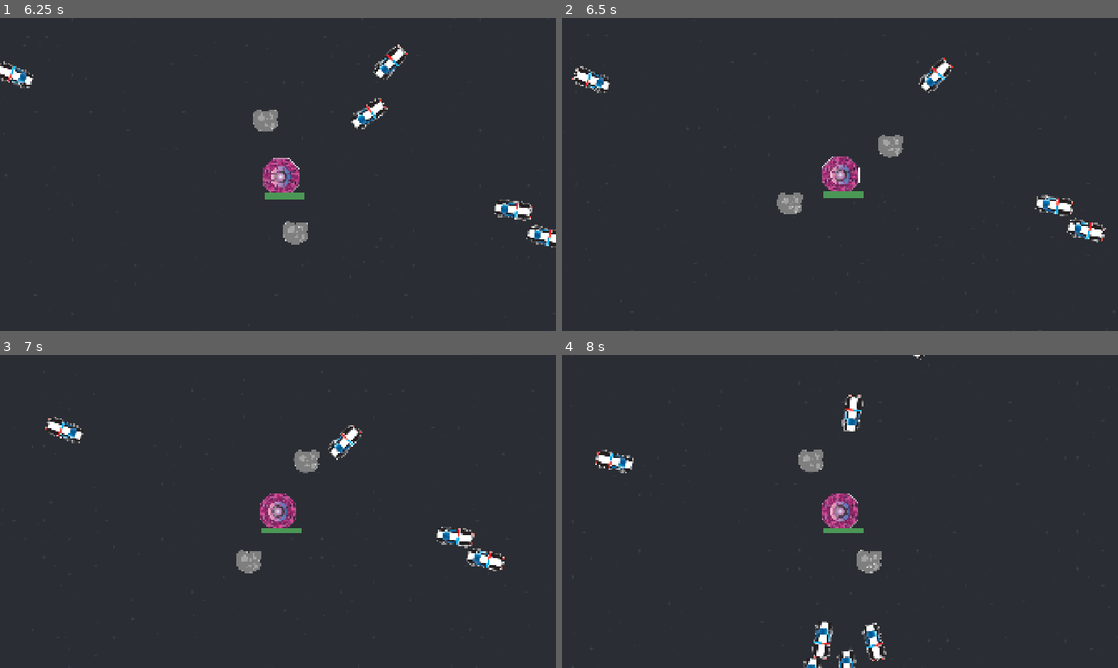
Above: before the commit, frames 1-4 (two rows, left to right).
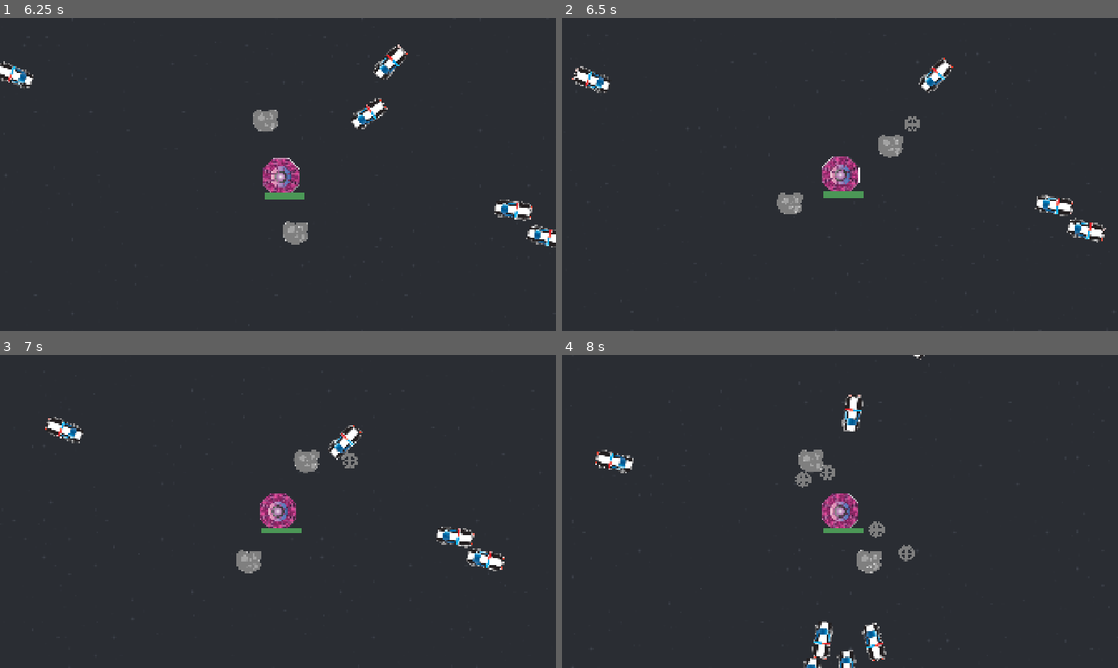
Above: after the commit, the same moments.

Repository: two-sticks-and-a-rock/space-arcade
Game: Godot game, scene res://scenes/main.tscn
Same seed, same stepped clock (60 frames per second), same inputs: the game is played once before the commit and once after it.
Inputs (mouse positions are in pixels of both pictures, inside the frame that each line leads up to):
- Up to frame 1 (6.25 s): move the mouse to (400, 158) at 0.52 s; press the mouse at (400, 158) at 0.53 s; move the mouse to (166, 190) at 1.27 s; release the mouse at (166, 190) at 1.28 s; click (166, 190) at 1.35 s; move the mouse to (333, 105) at 2.02 s; press the mouse at (333, 105) at 2.03 s; move the mouse to (250, 237) at 2.77 s; release the mouse at (250, 237) at 2.78 s; click (250, 237) at 2.85 s; move the mouse to (444, 221) at 3.52 s; press the mouse at (444, 221) at 3.53 s; move the mouse to (111, 127) at 4.27 s; release the mouse at (111, 127) at 4.28 s; click (111, 127) at 4.35 s; move the mouse to (305, 174) at 5.02 s; press the mouse at (305, 174) at 5.03 s; move the mouse to (194, 96) at 5.77 s; release the mouse at (194, 96) at 5.78 s; click (194, 96) at 5.85 s
- Up to frame 2 (6.5 s): no input
- Up to frame 3 (7 s): move the mouse to (400, 495) at 6.52 s; press the mouse at (400, 495) at 6.53 s
- Up to frame 4 (8 s): move the mouse to (728, 527) at 7.27 s; release the mouse at (728, 527) at 7.28 s; click (728, 527) at 7.35 s

Frame 1 is identical in both runs. In frame 2, less than 0.1% of the frame differs, in the area x 61-65%, y 31-37%; in frame 3, less than 0.1%; in frame 4, 0.4%, in the area x 41-64%, y 35-66%.

Commit message:
Handle dropping XP

Diff:
--- a/project.godot
+++ b/project.godot
@@ -18,6 +18,7 @@
 [autoload]
 
 Mover="*uid://dqp8wbinl3xpu"
+XpValueToFileMap="*uid://bolewgkbi86g5"
 
 [display]
 
--- a/scenes/enemies/enemy.gd
+++ b/scenes/enemies/enemy.gd
@@ -1,6 +1,10 @@
 extends CharacterBody2D
 
 @onready var player = get_parent().get_node("%player") as StaticBody2D
+
+var xp_value = 1
+var xp_scene_path : Dictionary = XpValueToFileMap.xp_to_scene_file[1]
+var xp_scene : PackedScene = null
 
 var speed = Vector2(randf_range(250.0, 300.0), 0.0)
 var max_hp = 40
@@ -9,9 +13,17 @@
 func take_damage(dmg: int):
 	curr_hp -= dmg
 	if (curr_hp <= 0):
+		var drop_xp = func():
+			var xp_drop = xp_scene.instantiate()
+			xp_drop.global_position = global_position
+			get_parent().add_child(xp_drop)
+		drop_xp.call_deferred()
+
 		queue_free()
 
 func _ready():
+	xp_scene = load(xp_scene_path["location"])
+
 	var ram_scene = load("res://scenes/enemies/enemy_weapons/ram.tscn") as PackedScene
 	var ram_weapon = ram_scene.instantiate() as Area2D
 	ram_weapon.set_collision_radius((($CollisionShape2D as CollisionShape2D).shape as CircleShape2D).radius + 3)
@@ -22,6 +34,7 @@
 	$AnimatedSprite2D.animation = mob_types[0]
 	$AnimatedSprite2D.play()
 
+
 func _physics_process(_delta):
 	look_at(player.position)
 	velocity = speed.rotated(rotation)
--- /dev/null
+++ b/scenes/xp/XP_VALUE_TO_FILE_MAP.gd
@@ -0,0 +1,9 @@
+extends Node
+
+var xp_to_scene_file = {
+	1: {
+		"value": 1,
+		"location": "res://scenes/xp/xp_gear.tscn",
+		"name": "gear"
+	}
+}
--- /dev/null
+++ b/scenes/xp/xp_gear.gd
@@ -0,0 +1,6 @@
+extends Area2D
+
+@onready var player = get_parent().get_node("%player") as StaticBody2D
+
+func _physics_process(delta):
+	position -= Mover.get_movement() * delta
--- a/scenes/xp/xp_gear.tscn
+++ b/scenes/xp/xp_gear.tscn
@@ -1,6 +1,7 @@
 [gd_scene format=3 uid="uid://oaoj8eb8rbpv"]
 
 [ext_resource type="Texture2D" uid="uid://c0yoxnpfd24u3" path="res://art/sprites/xp/gear_placeholder.png" id="1_t6sfn"]
+[ext_resource type="Script" uid="uid://qys1efmg6cg7" path="res://scenes/xp/xp_gear.gd" id="1_y5ppa"]
 
 [sub_resource type="RectangleShape2D" id="RectangleShape2D_vcb5e"]
 size = Vector2(66, 66)
@@ -17,6 +18,7 @@
 }]
 
 [node name="XpGear" type="Area2D" unique_id=486585958]
+script = ExtResource("1_y5ppa")
 
 [node name="CollisionShape2D" type="CollisionShape2D" parent="." unique_id=1079333680]
 position = Vector2(0, 1.5)
Not shown, added: scenes/xp/XP_VALUE_TO_FILE_MAP.gd.uid
Not shown, added: scenes/xp/xp_gear.gd.uid
